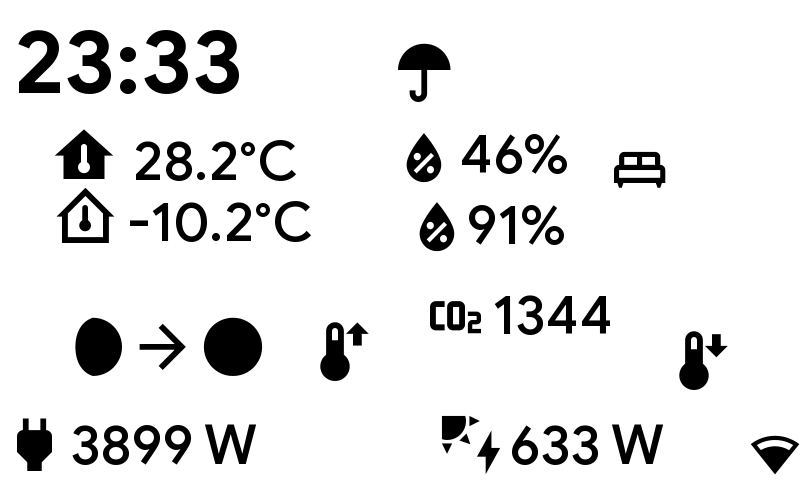
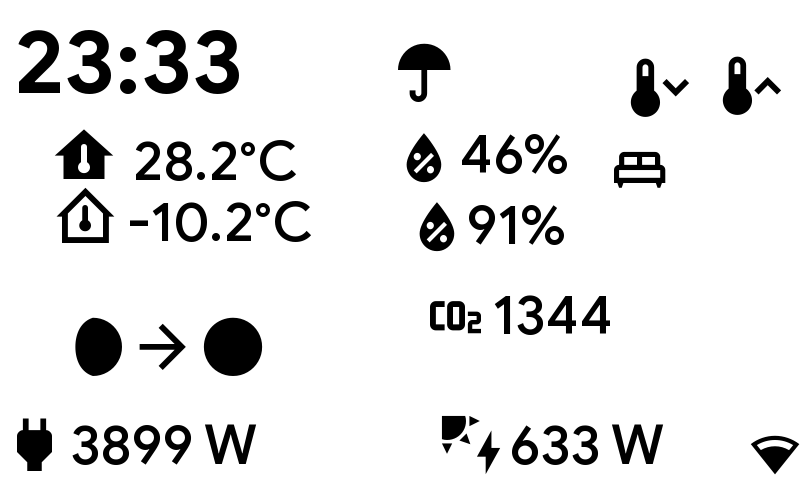
Before/after of a 800 × 480 layered artwork. What changed in the layer stack:
removed layer "up" over [346, 322, 369, 346]
removed layer "therm #1" over [679, 331, 709, 390]
removed layer "down" over [705, 334, 728, 358]
removed layer "therm" over [320, 322, 350, 381]
added layer "term up" above "term down" over [722, 56, 782, 115]
added layer "term down" above "Background" over [630, 58, 690, 117]
